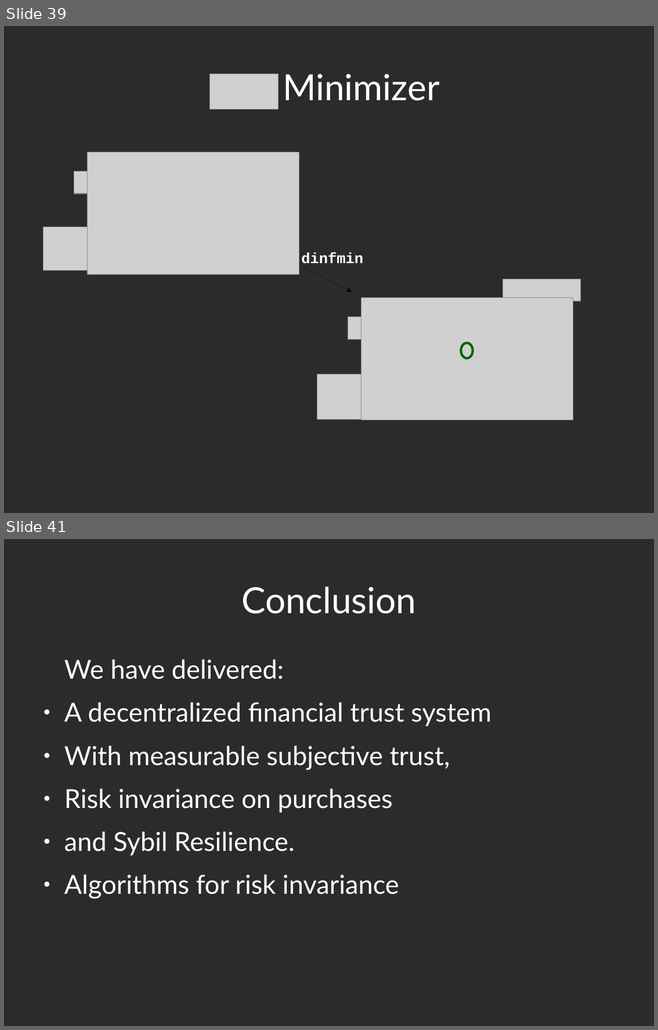
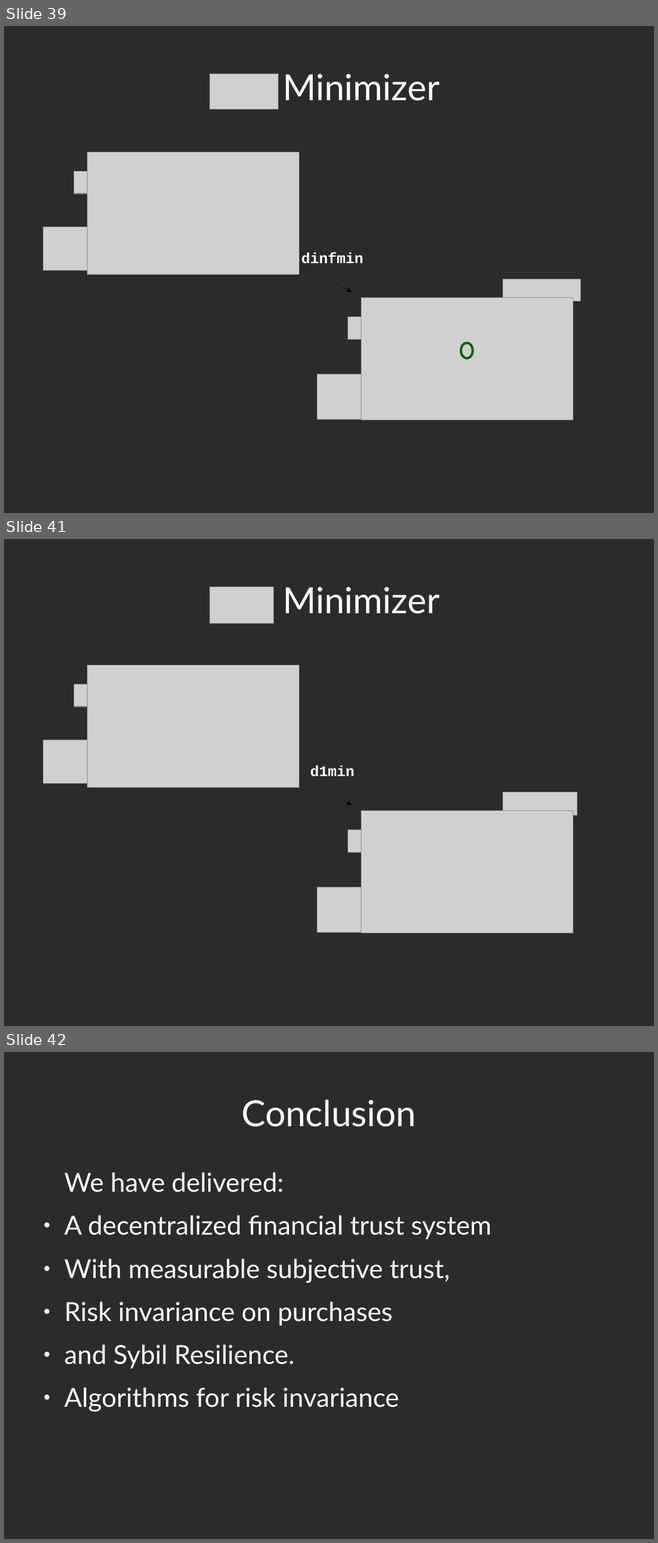
Before and after one commit to decrypto-org/TrustIsRisk, a slide deck: presentations/thesisDefense23-1-2017/thesisDefense32-1-2017desktop.odp. Shown one above the other, each under a label of ours: slides 39 and 41 before the commit, slides 39, 41 and 42 after it; the slides between them are not shown. The pictures are 658x1030 and 658x1543 pixels, drawn with LibreOffice and Linux fonts; fonts in the diff are those of the drawing; grey boxes stand for pictures; background and template pictures are left out; a plain dark background stands for a picture behind light text. Boxes give left, top, right and bottom in pixels: in the first picture for what was removed or moved away, otherwise in the second. Text is boxed around its words. In the diff, an @@ line names an element or a change of style, - is before the commit and + after.

Commit message:
complete ||delta_i||_1 minimizer slides

```diff
--- a/presentations/thesisDefense23-1-2017/thesisDefense32-1-2017desktop.odp
+++ b/presentations/thesisDefense23-1-2017/thesisDefense32-1-2017desktop.odp
@@ slide 41 added at [4, 539, 654, 1026], background picture (left out) @@
@@ picture added at [210, 587, 273, 623] @@
@@ title added at [282, 587, 439, 614], 44 pt, text #FFFFFF @@
+Minimizer
@@ picture added at [87, 665, 299, 788] @@
@@ picture added at [74, 684, 99, 707] @@
@@ picture added at [43, 740, 140, 783] @@
@@ arrow added from (269, 763) to (352, 805), #000000 0 pt @@
@@ text added at [310, 765, 354, 777], 18 pt, text #FFFFFF, bold @@
+d1min
@@ picture added at [503, 792, 577, 816] @@
@@ picture added at [361, 811, 573, 933] @@
@@ picture added at [348, 830, 381, 853] @@
@@ picture added at [317, 888, 437, 933] @@
@@ what was slide 41 is now slide 42 @@
```
Also in this commit, not shown: 1 other slide added, 1 slide removed, 2 other files.
